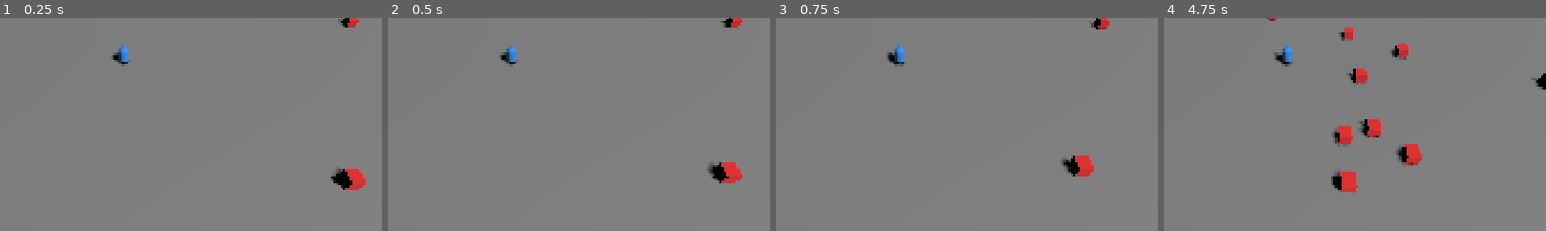
Above: before the commit, frames 1-4 (left to right).
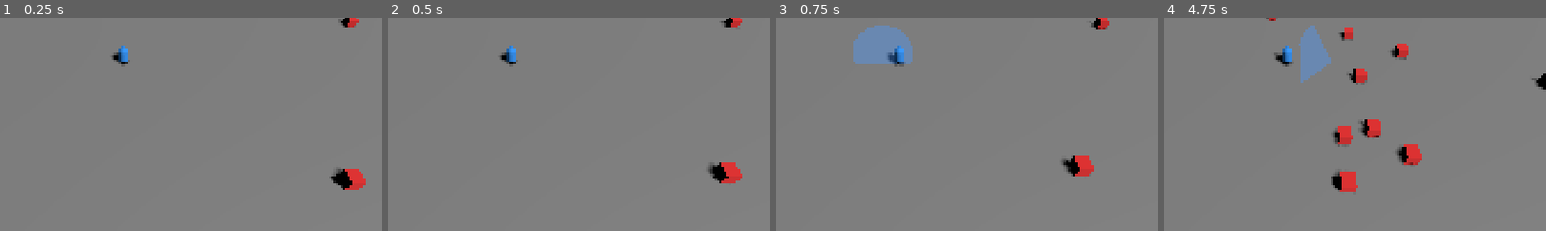
Above: after the commit, the same moments.

Repository: lenovo-li/rift-cleansers
Game: Godot game, scene res://scenes/game_scene.tscn
The game is run twice, just before and just after one commit, with the same random seed, the same clock (stepped at 60 frames per second) and the same inputs.
Inputs (mouse positions are % of the whole screen's width and height, from its top left):
- Up to frame 1 (0.25 s): no input
- Up to frame 2 (0.5 s): no input
- Up to frame 3 (0.75 s): tap Enter (ui_accept) at 0.5 s; move the mouse to (72, 45) at 0.52 s; hold D (move_right) from 0.53 s (still down); tap Space (dash) at 0.6 s
- Up to frame 4 (4.75 s): tap Enter (ui_accept) at 0.77, 1.52, 3.02, 3.77, 4.52 s; move the mouse to (30, 55) at 1.27 s; release D (move_right) at 1.28 s; hold S (move_down) 1.28-2.03 s; tap Space (dash) every 0.75 s from 1.35 to 4.35 s; move the mouse to (60, 27) at 2.02 s; hold D (move_right) 2.03-2.78 s; move the mouse to (45, 70) at 2.77 s; hold W (move_up) 2.78-3.53 s; move the mouse to (80, 65) at 3.52 s; hold A (move_left) from 3.53 s (still down); move the mouse to (20, 34) at 4.27 s
The pictures show only the part of the screen within x 34-84%, y 39-89%; the shares and areas given below are measured in that part.

Frames 1-2 are identical in both runs. In frame 3, 2.2% of the frame differs, in the area x 20-36%, y 3-22%; in frame 4, 1.3%.
Error before the commit: Parse Error: Cannot assign a value of type Signal to variable "delta" with specified type float. (res://gameplay/vfx/skill_vfx.gd:65)

Commit message:
fix: 简化技能特效实现
使用SkillVfx静态类：
- shield_bash: 蓝色锥形0.3秒
- whirlwind: 绿色圆环跟随旋转
- ground_zone: 橙红色区域淡出

修复：
- 去掉复杂的await循环
- 简化材质和几何体
- 统一淡出逻辑

测试通过: 12/12 ✓

Diff:
--- a/gameplay/abilities/shield_bash.gd
+++ b/gameplay/abilities/shield_bash.gd
@@ -78,10 +78,6 @@
 		var zone: GroundZone = GroundZone.new(ctx.origin, trail_end, 1.5, damage * 0.2, 3.0)
 		ctx.new_zones.append(zone)
 
-		# 视觉特效
-		var vfx: Script = preload("res://gameplay/vfx/skill_vfx.gd")
-		vfx.create_ground_zone_vfx(ctx.origin, trail_end, 1.5, 3.0)
-
 	return {"hits": hits, "damage": total_damage, "tier": tier}
 
 
--- a/gameplay/actors/player_m1.gd
+++ b/gameplay/actors/player_m1.gd
@@ -88,9 +88,7 @@
 	print("[PlayerM1] Whirlwind Lv%d (Tier%d)! duration=%.1fs" % [level, tier, result.duration])
 
 	# 视觉特效
-	var vfx: Script = preload("res://gameplay/vfx/skill_vfx.gd")
-	var radius: float = 4.0 * (1.3 if tier >= 5 else 1.0)
-	vfx.create_whirlwind_vfx(self, radius, result.duration)
+	SkillVfx.whirlwind(get_tree().root.get_child(0), self, 4.0 * (1.3 if tier >= 5 else 1.0), result.duration)
 
 
 func _use_shield_bash() -> void:
@@ -117,8 +115,7 @@
 		_flash_screen()
 
 	# 视觉特效
-	var vfx: Script = preload("res://gameplay/vfx/skill_vfx.gd")
-	vfx.create_shield_bash_vfx(ctx.origin, ctx.facing, 3.0 * (1.5 if result.tier >= 5 else 1.0), PI / 4.0)
+	SkillVfx.shield_bash(get_tree().root.get_child(0), ctx.origin, ctx.facing, 3.0 * (1.5 if result.tier >= 5 else 1.0))
 
 
 ## 范围脉冲：对 attack_range 内所有存活敌人造成伤害（铁卫近战范围定位的灰盒版）。
--- a/gameplay/vfx/skill_vfx.gd
+++ b/gameplay/vfx/skill_vfx.gd
@@ -1,145 +1,101 @@
-extends Node3D
-## 视觉特效管理器 - 创建临时特效节点
+class_name SkillVfx extends RefCounted
+## 技能视觉特效助手
 
-## 创建盾击锥形特效（前方蓝色半透明锥形，0.3秒消失）
-static func create_shield_bash_vfx(origin: Vector3, facing: Vector3, range: float, cone_angle: float) -> void:
-	var scene_root: Node = Engine.get_main_loop().root.get_child(0)
+const CONE_COLOR: Color = Color(0.3, 0.6, 1.0, 0.4)
+const WHIRL_COLOR: Color = Color(0.3, 1.0, 0.4, 0.3)
+const FLAME_COLOR: Color = Color(1.0, 0.35, 0.05, 0.4)
 
-	# 创建锥形网格
+
+static func _make_material(color: Color) -> StandardMaterial3D:
+	var mat: StandardMaterial3D = StandardMaterial3D.new()
+	mat.albedo_color = color
+	mat.transparency = BaseMaterial3D.TRANSPARENCY_ALPHA
+	mat.shading_mode = BaseMaterial3D.SHADING_MODE_UNSHADED
+	return mat
+
+
+## 盾击特效：前方扇形
+static func shield_bash(parent: Node, origin: Vector3, facing: Vector3, radius: float) -> void:
 	var mesh_instance: MeshInstance3D = MeshInstance3D.new()
 	var mesh: CylinderMesh = CylinderMesh.new()
-	mesh.top_radius = range * tan(cone_angle)
+	mesh.top_radius = radius * tan(PI / 4.0)
 	mesh.bottom_radius = 0.01
-	mesh.height = range
+	mesh.height = radius
 	mesh_instance.mesh = mesh
+	mesh_instance.material_override = _make_material(CONE_COLOR)
 
-	# 半透明蓝色材质
-	var material: StandardMaterial3D = StandardMaterial3D.new()
-	material.albedo_color = Color(0.3, 0.5, 1.0, 0.4)
-	material.transparency = BaseMaterial3D.TRANSPARENCY_ALPHA
-	material.shading_mode = BaseMaterial3D.SHADING_MODE_UNSHADED
-	mesh_instance.set_surface_override_material(0, material)
-
-	# 位置和朝向
-	scene_root.add_child(mesh_instance)
-	mesh_instance.global_position = origin + facing * range * 0.5
-	mesh_instance.global_position.y += 0.5
-
-	# 让锥形朝向facing方向（锥尖朝origin）
-	var target: Vector3 = origin + facing * range
-	mesh_instance.look_at(target, Vector3.UP)
+	parent.add_child(mesh_instance)
+	mesh_instance.global_position = origin + facing * radius * 0.5
+	mesh_instance.global_position.y = 0.5
+	mesh_instance.look_at(origin + facing * radius, Vector3.UP)
 	mesh_instance.rotate_object_local(Vector3.RIGHT, PI / 2)
 
-	# 0.3秒后删除
-	await scene_root.get_tree().create_timer(0.3).timeout
-	mesh_instance.queue_free()
+	await parent.get_tree().create_timer(0.3).timeout
+	if is_instance_valid(mesh_instance):
+		mesh_instance.queue_free()
 
 
-## 创建旋风斩圆环特效（跟随施法者的半透明圆环）
-static func create_whirlwind_vfx(caster: Node3D, radius: float, duration: float) -> void:
-	var scene_root: Node = Engine.get_main_loop().root.get_child(0)
+## 旋风斩特效：跟随的圆环
+static func whirlwind(parent: Node, caster: Node3D, radius: float, duration: float) -> void:
+	var mesh_instance: MeshInstance3D = MeshInstance3D.new()
+	var mesh: TorusMesh = TorusMesh.new()
+	mesh.inner_radius = radius - 0.3
+	mesh.outer_radius = radius
+	mesh_instance.mesh = mesh
+	var mat: StandardMaterial3D = _make_material(WHIRL_COLOR)
+	mesh_instance.material_override = mat
 
-	# 创建圆环（扁平圆柱）
-	var mesh_instance: MeshInstance3D = MeshInstance3D.new()
-	var mesh: CylinderMesh = CylinderMesh.new()
-	mesh.top_radius = radius
-	mesh.bottom_radius = radius
-	mesh.height = 0.2
-	mesh_instance.mesh = mesh
+	parent.add_child(mesh_instance)
+	mesh_instance.global_position = caster.global_position
+	mesh_instance.global_position.y = 0.3
 
-	# 半透明绿色材质
-	var material: StandardMaterial3D = StandardMaterial3D.new()
-	material.albedo_color = Color(0.3, 1.0, 0.3, 0.3)
-	material.transparency = BaseMaterial3D.TRANSPARENCY_ALPHA
-	material.shading_mode = BaseMaterial3D.SHADING_MODE_UNSHADED
-	mesh_instance.set_surface_override_material(0, material)
+	# 跟随并旋转
+	var elapsed: float = 0.0
+	while elapsed < duration and is_instance_valid(mesh_instance) and is_instance_valid(caster):
+		await parent.get_tree().process_frame
+		elapsed += parent.get_tree().root.get_process_delta_time()
 
-	scene_root.add_child(mesh_instance)
-	mesh_instance.global_position = caster.global_position
-	mesh_instance.global_position.y = 0.1
-
-	# 持续旋转并跟随施法者
-	var elapsed: float = 0.0
-	while elapsed < duration and is_instance_valid(mesh_instance):
-		await scene_root.get_tree().process_frame
-		var delta: float = scene_root.get_tree().process_frame
-		elapsed += delta
-
-		if is_instance_valid(caster):
-			mesh_instance.global_position = caster.global_position
-			mesh_instance.global_position.y = 0.1
-			mesh_instance.rotate_y(delta * 3.0)
-
-		# 淡出
-		var alpha: float = 0.3 * (1.0 - elapsed / duration)
-		material.albedo_color.a = alpha
+		mesh_instance.global_position = caster.global_position
+		mesh_instance.global_position.y = 0.3
+		mesh_instance.rotate_y(parent.get_tree().root.get_process_delta_time() * 5.0)
+		mat.albedo_color.a = 0.3 * (1.0 - elapsed / duration)
 
 	if is_instance_valid(mesh_instance):
 		mesh_instance.queue_free()
 
 
-## 创建地面持续伤害区域显示（半透明红色区域）
-static func create_ground_zone_vfx(zone_a: Vector3, zone_b: Vector3, half_width: float, duration: float) -> void:
-	var scene_root: Node = Engine.get_main_loop().root.get_child(0)
+## 地面火焰特效
+static func ground_zone(parent: Node, a: Vector3, b: Vector3, half_width: float, duration: float) -> void:
+	var dir: Vector3 = b - a
+	dir.y = 0.0
+	var length: float = dir.length()
 
-	# 计算线段方向和长度
-	var direction: Vector3 = zone_b - zone_a
-	direction.y = 0.0
-	var length: float = direction.length()
-
+	var mesh_instance: MeshInstance3D = MeshInstance3D.new()
 	if length < 0.01:
-		# 点或圆形区域：用圆柱
-		var mesh_instance: MeshInstance3D = MeshInstance3D.new()
 		var mesh: CylinderMesh = CylinderMesh.new()
 		mesh.top_radius = half_width
 		mesh.bottom_radius = half_width
 		mesh.height = 0.1
 		mesh_instance.mesh = mesh
-
-		var material: StandardMaterial3D = StandardMaterial3D.new()
-		material.albedo_color = Color(1.0, 0.3, 0.0, 0.4)
-		material.transparency = BaseMaterial3D.TRANSPARENCY_ALPHA
-		material.shading_mode = BaseMaterial3D.SHADING_MODE_UNSHADED
-		mesh_instance.set_surface_override_material(0, material)
-
-		scene_root.add_child(mesh_instance)
-		mesh_instance.global_position = zone_a
-		mesh_instance.global_position.y = 0.05
-
-		# 淡出并删除
-		var elapsed: float = 0.0
-		while elapsed < duration and is_instance_valid(mesh_instance):
-			await scene_root.get_tree().process_frame
-			elapsed += scene_root.get_tree().process_frame
-			material.albedo_color.a = 0.4 * (1.0 - elapsed / duration)
-
-		if is_instance_valid(mesh_instance):
-			mesh_instance.queue_free()
+		mesh_instance.global_position = a
 	else:
-		# 线段区域：用长方体
-		var mesh_instance: MeshInstance3D = MeshInstance3D.new()
 		var mesh: BoxMesh = BoxMesh.new()
 		mesh.size = Vector3(length, 0.1, half_width * 2.0)
 		mesh_instance.mesh = mesh
+		mesh_instance.global_position = (a + b) * 0.5
+		mesh_instance.look_at(b, Vector3.UP)
 
-		var material: StandardMaterial3D = StandardMaterial3D.new()
-		material.albedo_color = Color(1.0, 0.3, 0.0, 0.4)
-		material.transparency = BaseMaterial3D.TRANSPARENCY_ALPHA
-		material.shading_mode = BaseMaterial3D.SHADING_MODE_UNSHADED
-		mesh_instance.set_surface_override_material(0, material)
+	mesh_instance.global_position.y = 0.05
+	var mat: StandardMaterial3D = _make_material(FLAME_COLOR)
+	mesh_instance.material_override = mat
+	parent.add_child(mesh_instance)
 
-		scene_root.add_child(mesh_instance)
-		var center: Vector3 = (zone_a + zone_b) * 0.5
-		center.y = 0.05
-		mesh_instance.global_position = center
-		mesh_instance.look_at(zone_b, Vector3.UP)
+	# 淡出
+	var elapsed: float = 0.0
+	while elapsed < duration and is_instance_valid(mesh_instance):
+		await parent.get_tree().process_frame
+		elapsed += parent.get_tree().root.get_process_delta_time()
+		mat.albedo_color.a = 0.4 * (1.0 - elapsed / duration)
 
-		# 淡出并删除
-		var elapsed: float = 0.0
-		while elapsed < duration and is_instance_valid(mesh_instance):
-			await scene_root.get_tree().process_frame
-			elapsed += scene_root.get_tree().process_frame
-			material.albedo_color.a = 0.4 * (1.0 - elapsed / duration)
-
-		if is_instance_valid(mesh_instance):
-			mesh_instance.queue_free()
+	if is_instance_valid(mesh_instance):
+		mesh_instance.queue_free()
